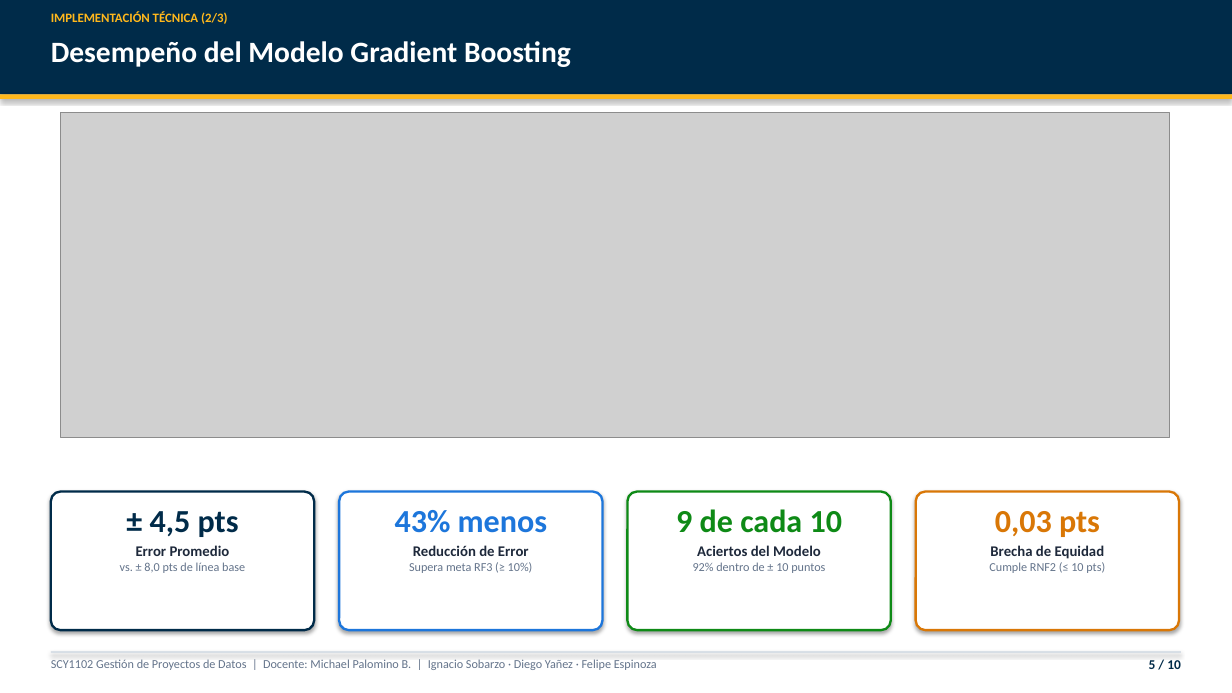
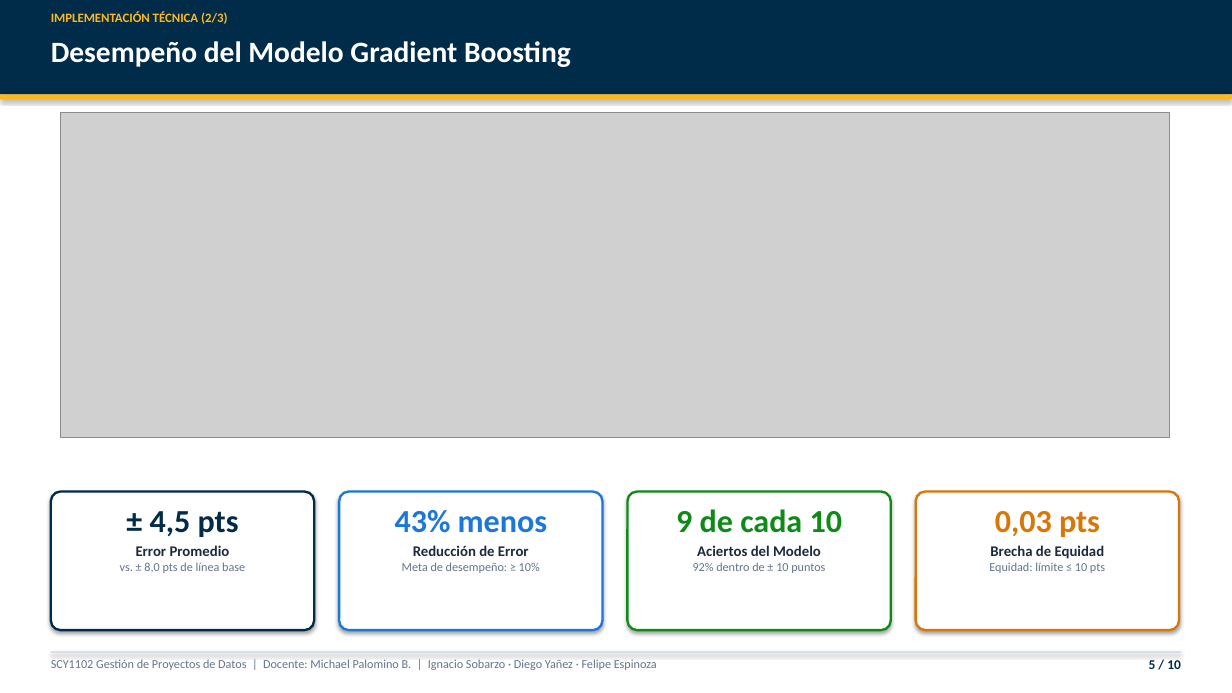
Before and after one commit to IjnacioS/Gestion, a slide deck: slide 5 of docs/entregables/Presentacion_EP6_Caso1_Matematicas.pptx. Drawn at 1232x693 pixels with LibreOffice and Linux fonts; fonts in the diff are those of the drawing; grey boxes stand for pictures. Boxes give left, top, right and bottom in pixels: in the first picture for what was removed or moved away, otherwise in the second. Text is boxed around its words. In the diff, an @@ line names an element or a change of style, - is before the commit and + after.

```diff
--- a/docs/entregables/Presentacion_EP6_Caso1_Matematicas.pptx
+++ b/docs/entregables/Presentacion_EP6_Caso1_Matematicas.pptx
@@ text at <box>402,562,540,573</box>: text changed @@
-Supera meta RF3 (≥ 10%)
+Meta de desempeño: ≥ 10%
@@ text at <box>989,562,1105,573</box>: text changed @@
-Cumple RNF2 (≤ 10 pts)
+Equidad: límite ≤ 10 pts
```
Also in this commit, not shown: 1 other slide changed, 3 other files.
